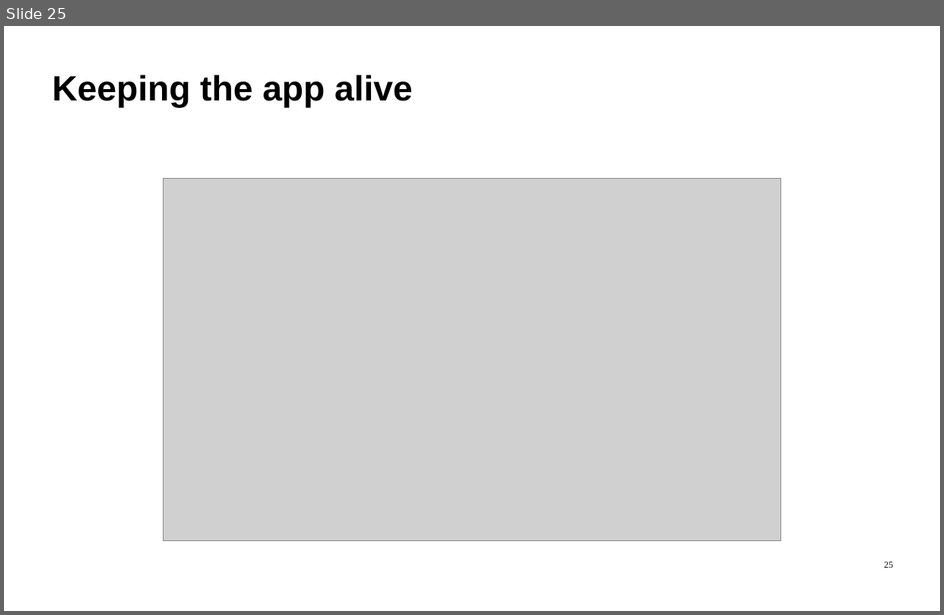
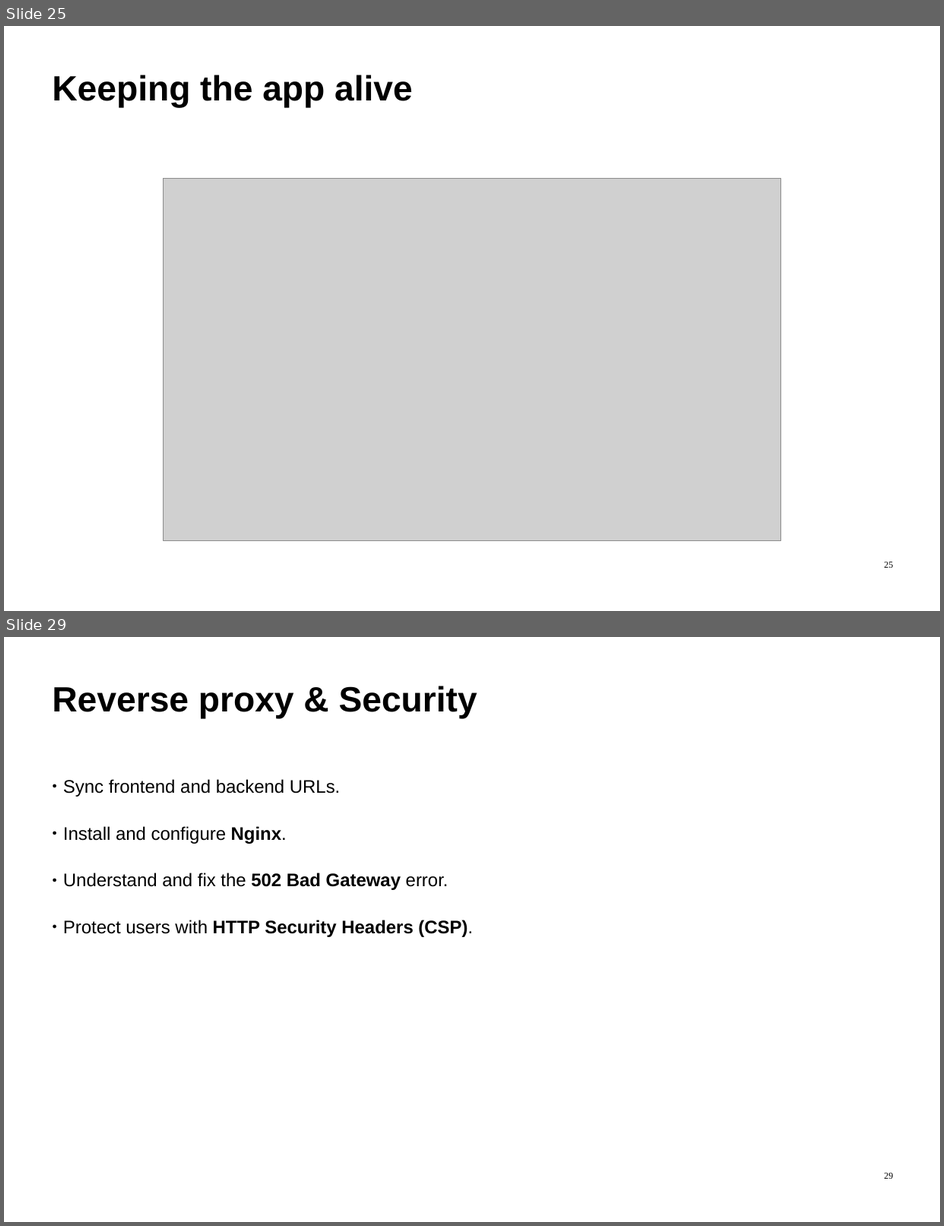
Before and after one commit to ImadSaddik/FullStackDeploymentHandbook, a slide deck: course-assets/slides/full_stack_deployment_guide.odp. Shown one above the other, each under a label of ours: slide 25 before the commit, slides 25 and 29 after it; the slides between them are not shown. The pictures are 944x615 and 944x1226 pixels, drawn with LibreOffice and Linux fonts; fonts in the diff are those of the drawing; grey boxes stand for pictures. Boxes give left, top, right and bottom in pixels: in the first picture for what was removed or moved away, otherwise in the second. Text is boxed around its words. In the diff, an @@ line names an element or a change of style, - is before the commit and + after.

```diff
--- a/course-assets/slides/full_stack_deployment_guide.odp
+++ b/course-assets/slides/full_stack_deployment_guide.odp
@@ slide 29 added at (x1=4, y1=637, x2=940, y2=1222), background #FFFFFF @@
@@ text added at (x1=52, y1=686, x2=477, y2=718), 54 pt, text #000000, bold @@
+Reverse proxy & Security
@@ text added at (x1=63, y1=779, x2=473, y2=937), 28 pt, text #000000 @@
+● Sync frontend and backend URLs.
+● Install and configure Nginx.
+● Understand and fix the 502 Bad Gateway error.
+● Protect users with HTTP Security Headers (CSP).
@@ page number added at (x1=884, y1=1173, x2=893, y2=1179), 14 pt, text #000000 @@
+29
```
Also in this commit, not shown: 4 other slides added, 1 other file.
